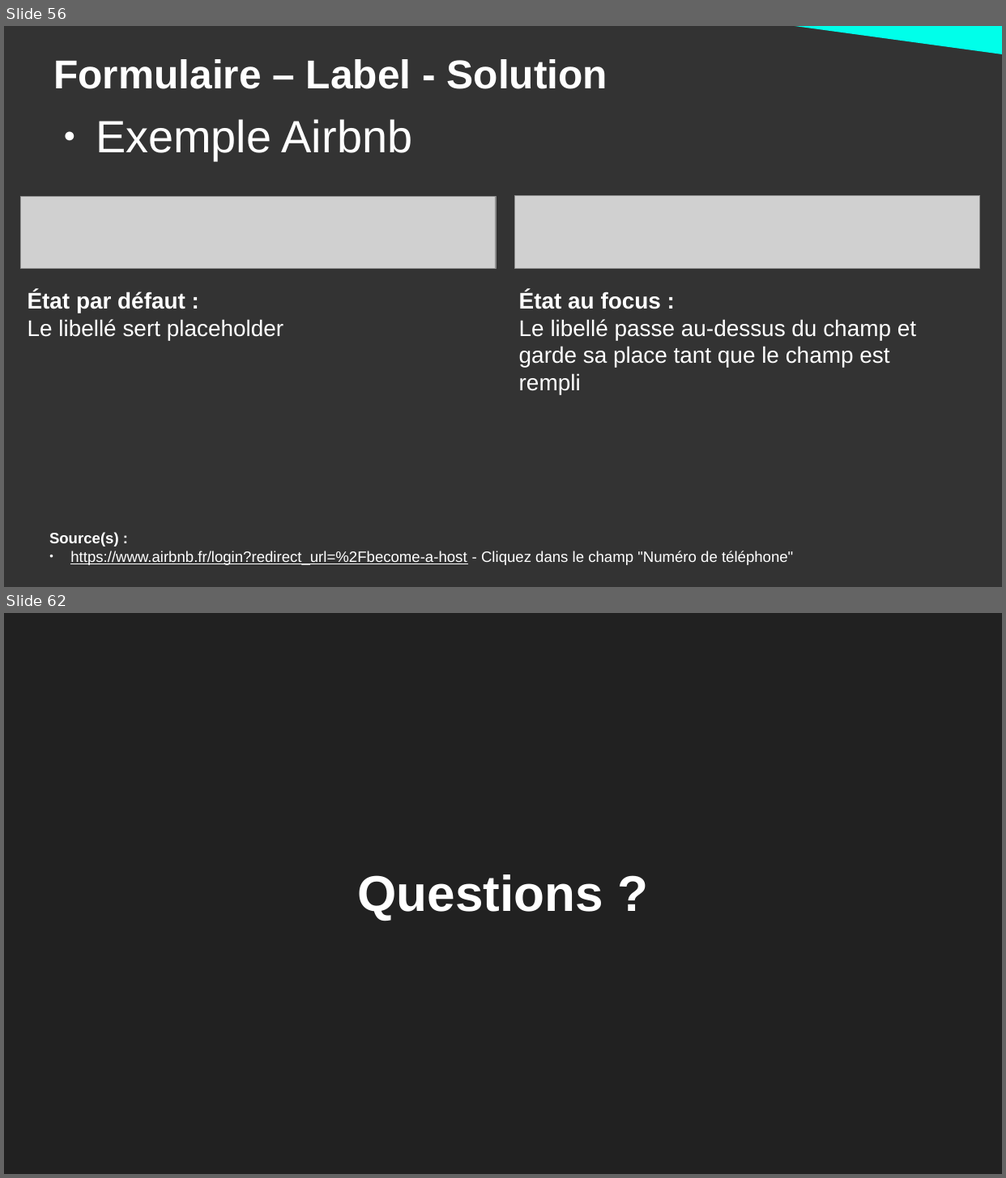
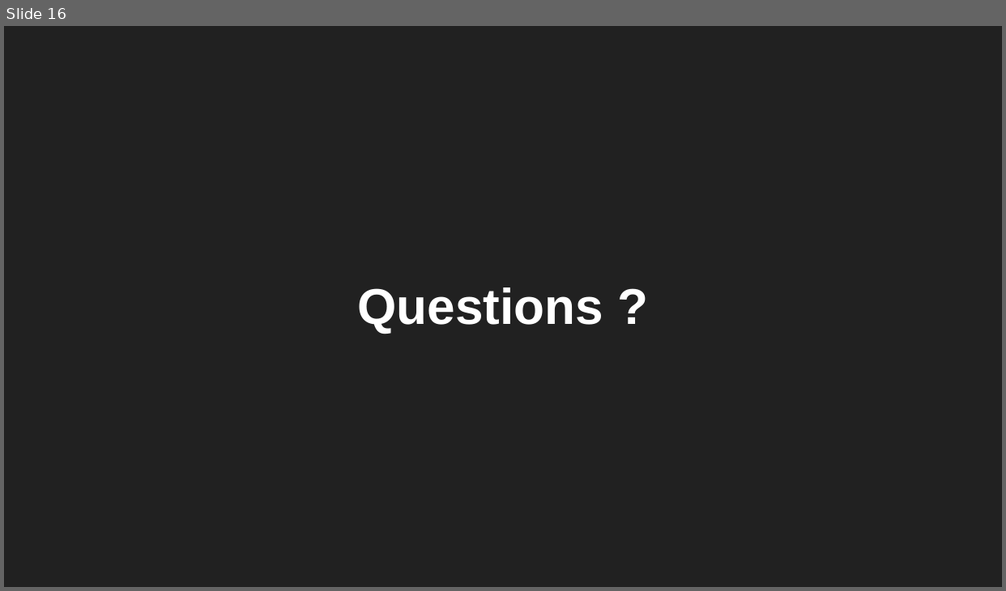
Before and after one commit to DanYellow/cours, a slide deck: gestion-de-contenus-spécialisee-s4/travaux-pratiques/numero-1/presentation.odp. Shown one above the other, each under a label of ours: slides 56 and 62 before the commit, slide 16 after it; the slides between them are not shown. The pictures are 1006x1178 and 1006x591 pixels, drawn with LibreOffice and Linux fonts; fonts in the diff are those of the drawing; grey boxes stand for pictures. Boxes give left, top, right and bottom in pixels: in the first picture for what was removed or moved away, otherwise in the second. Text is boxed around its words. In the diff, an @@ line names an element or a change of style, - is before the commit and + after.

```diff
--- a/gestion-de-contenus-spécialisee-s4/travaux-pratiques/numero-1/presentation.odp
+++ b/gestion-de-contenus-spécialisee-s4/travaux-pratiques/numero-1/presentation.odp
@@ slide 56 removed at bbox=[4, 26, 1002, 587], background #333333 @@
@@ right triangle removed at bbox=[766, 26, 1002, 54] @@
@@ title removed at bbox=[53, 59, 607, 89] @@
-Formulaire – Label - Solution
@@ text removed at bbox=[96, 119, 412, 160] @@
-● Exemple Airbnb
@@ picture removed at bbox=[515, 195, 980, 269] @@
@@ picture removed at bbox=[20, 196, 496, 267] @@
@@ text removed at bbox=[27, 292, 283, 340] @@
-État par défaut :
-Le libellé sert placeholder
@@ text removed at bbox=[519, 292, 916, 395] @@
-État au focus :
-Le libellé passe au-dessus du champ et garde sa place tant que le champ est rempli
@@ text removed at bbox=[49, 532, 793, 565] @@
-Source(s) :
-● https://www.airbnb.fr/login?redirect_url=%2Fbecome-a-host - Cliquez dans le champ "Numéro de téléphone"
@@ what was slide 62 is now slide 16 @@
```
Also in this commit, not shown: 2 slides changed, 45 other slides removed, 7 other files.
